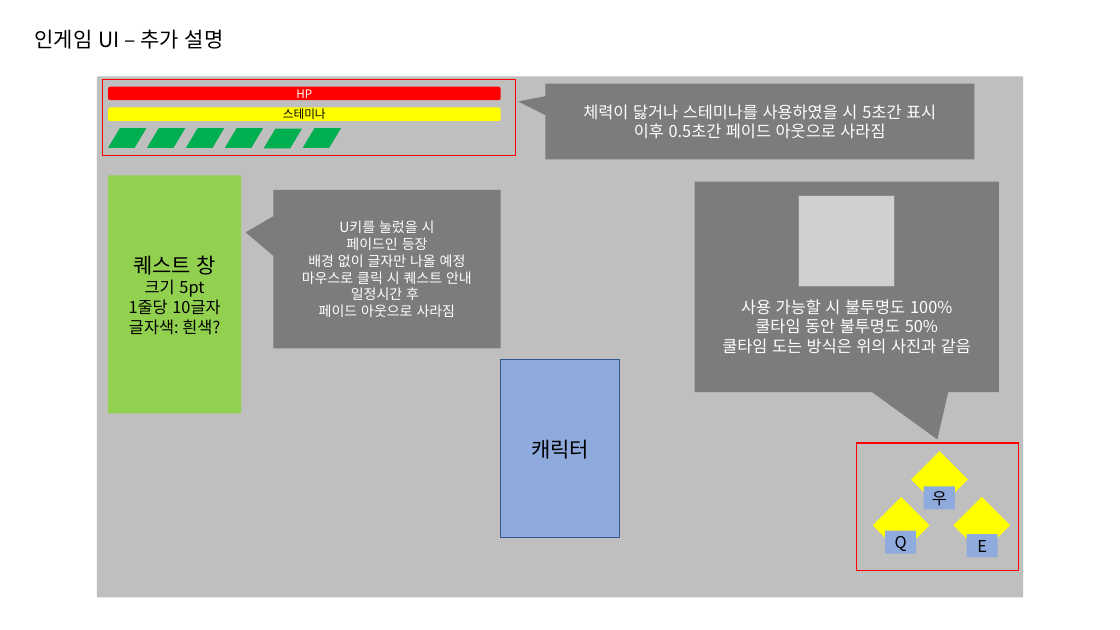
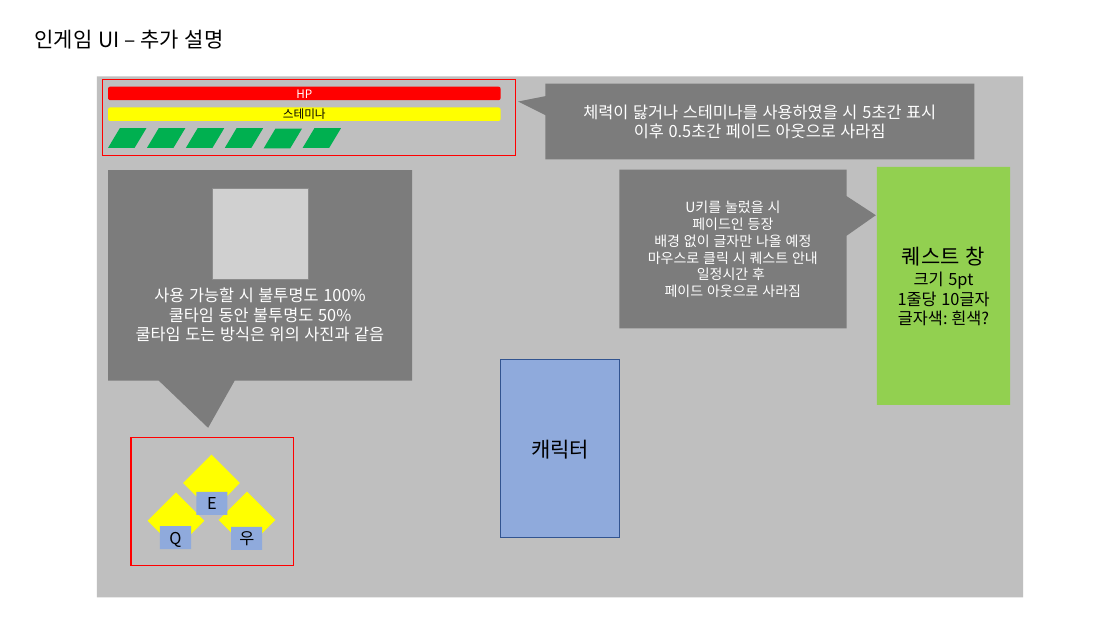
Before and after one commit to go4521304/Backyeah, a slide deck: slide 3 of document/UI기획서초안.pptx. Drawn at 1120x630 pixels with LibreOffice and Linux fonts; fonts in the diff are those of the drawing; grey boxes stand for pictures. Boxes give left, top, right and bottom in pixels: in the first picture for what was removed or moved away, otherwise in the second. Text is boxed around its words. In the diff, an @@ line names an element or a change of style, - is before the commit and + after.

```diff
--- a/document/UI기획서초안.pptx
+++ b/document/UI기획서초안.pptx
@@ speech box "사용 가능할 시 불투명도 100%": place and size @@
-speech box "사용 가능할 시 불투명도 100%" at [695,181,999,392]
+speech box "사용 가능할 시 불투명도 100%" at [108,170,413,381]
@@ speech box "사용 가능할 시 불투명도 100%" at [108,170,413,381]: proportions changed @@
@@ speech box "U키를 눌렀을 시" at [619,170,847,329]: proportions changed @@
@@ speech box "U키를 눌렀을 시": place and size @@
-speech box "U키를 눌렀을 시" at [273,190,501,349]
+speech box "U키를 눌렀을 시" at [619,170,847,329]
@@ rectangle "퀘스트 창": place and size @@
-rectangle "퀘스트 창" at [108,176,242,413]
+rectangle "퀘스트 창" at [877,167,1011,405]
@@ picture: place and size @@
-picture at [799,196,895,287]
+picture at [213,188,308,279]
@@ rectangle: place and size @@
-rectangle at [954,497,1011,554]
+rectangle at [183,455,240,512]
@@ 3 rectangles: place and size @@
-3 rectangles at [856,443,1018,571]
+3 rectangles at [131,438,293,565]
@@ rectangle "E": place and size @@
-rectangle "E" at [967,534,998,557]
+rectangle "E" at [197,492,228,515]
@@ rectangle: place and size @@
-rectangle at [912,451,969,508]
+rectangle at [219,492,276,549]
@@ rectangle "우": place and size @@
-rectangle "우" at [924,486,955,509]
+rectangle "우" at [231,527,262,549]
```
Also in this commit, not shown: 1 other file.
